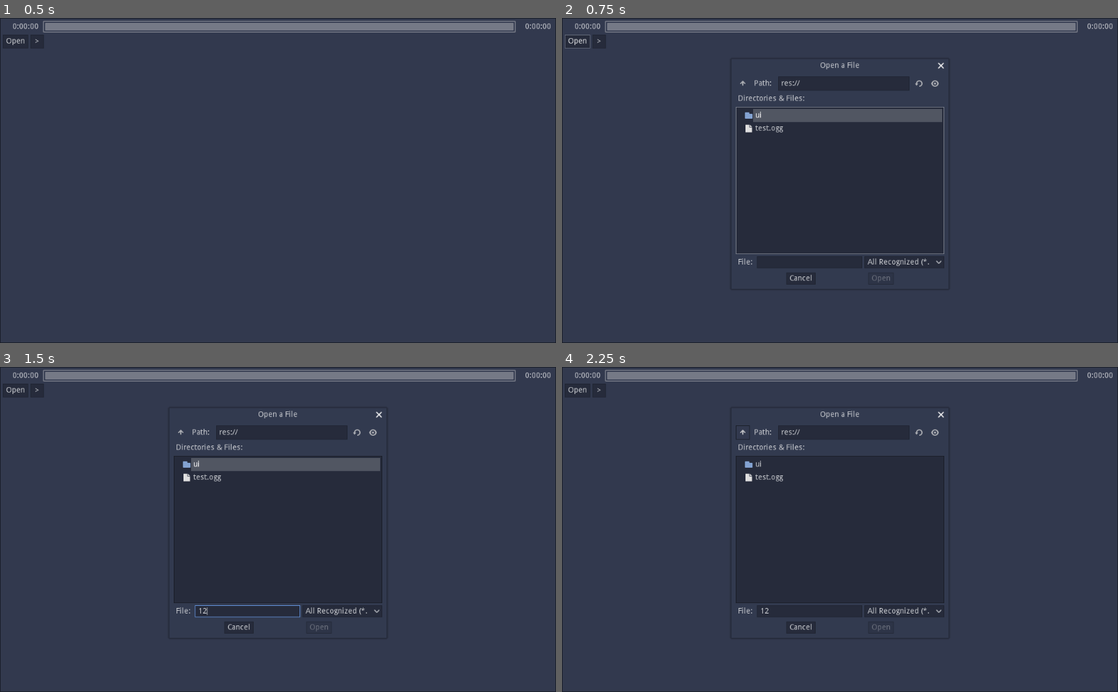
Above: before the commit, frames 1-4 (two rows, left to right).
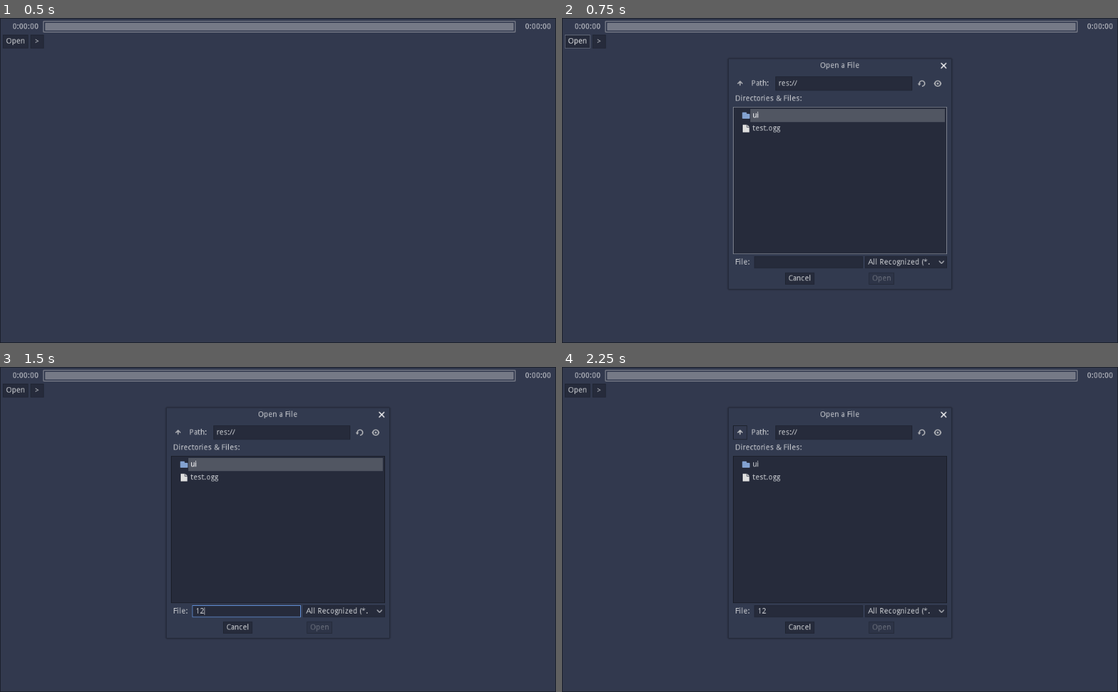
Above: after the commit, the same moments.

Repository: Wcubed/simple_music_player
Game: Godot game, scene res://ui/main.tscn
Same seed, same stepped clock (60 frames per second), same inputs: the game is played once before the commit and once after it.
Inputs (mouse positions are in pixels of both pictures, inside the frame that each line leads up to; where the layout moved, square brackets give the same spot in the first picture):
- Up to frame 1 (0.5 s): no input
- Up to frame 2 (0.75 s): click "Open" at 0.5 s
- Up to frame 3 (1.5 s): click (250, 610) at 1.27 s; type "12" at 1.35 s
- Up to frame 4 (2.25 s): click (739, 432) [745, 432] at 2 s

Frame 1 is identical in both runs. In frame 2, 0.9% of the frame differs, in the area x 30-70%, y 13-83%; in frame 3, 0.8%; in frame 4, 0.8%.

Commit message:
+ Audio now stops when reaching the end, and re-starts at the beginning when play is pressed.

Diff:
--- a/project.godot
+++ b/project.godot
@@ -24,6 +24,13 @@
 
 theme/custom="res://ui/resources/main_theme.theme"
 
+[importer_defaults]
+
+ogg_vorbis={
+"loop": false,
+"loop_offset": 0
+}
+
 [input]
 
 ui_seek_to_time={
--- a/ui/main.gd
+++ b/ui/main.gd
@@ -3,7 +3,9 @@
 
 const FILE_FILTERS := ["*.mp3", "*.wav", "*.ogg"]
 
-var _play_progress := 0.0
+
+var _stream_total_length: float = 0
+var _playback_time: float = 0
 
 
 onready var _stream_player := $AudioStreamPlayer
@@ -20,16 +22,18 @@
 
 
 func _show_file_popup():
-	_file_dialog.popup_centered(Vector2(400, 400))
+	_file_dialog.popup_centered(Vector2(410, 400))
 
 
 func _play_audio_file(path: String):
 	var audio_stream: AudioStream = load(path)
 	_stream_player.stream = audio_stream
+	_stream_total_length = audio_stream.get_length()
+	_playback_time = 0
 
 	_playback_controls.update_song_title(path)
-	_playback_controls.update_total_time(audio_stream.get_length())
-	_playback_controls.update_time_playing(0)
+	_playback_controls.update_total_time(_stream_total_length)
+	_playback_controls.update_time_playing(_playback_time)
 
 	_play_audio()
 
@@ -39,7 +43,7 @@
 		return
 
 	_update_timer.start()
-	_stream_player.play(_play_progress)
+	_stream_player.play(_playback_time)
 
 	_playback_controls.update_paused(false)
 
@@ -54,27 +58,35 @@
 	_playback_controls.update_paused(true)
 
 
+func _audio_finished():
+	_pause_audio()
+	# Show the progress as fininshed, but start from the beginning next time
+	_playback_controls.update_time_playing(_playback_time)
+	_playback_time = 0
+
+
 func _seek_timecode(seconds: float):
 	if _stream_player.stream == null:
 		return
+	_playback_time = seconds
 
-	_play_progress = seconds
-	_stream_player.seek(_play_progress)
-	_playback_controls.update_time_playing(_play_progress)
+	_stream_player.seek(_playback_time)
+
+	_playback_controls.update_time_playing(_playback_time)
 
 
 func _on_UpdateTimer_timeout():
-	_play_progress = _stream_player.get_playback_position()
-	_playback_controls.update_time_playing(_play_progress)
+	_playback_time = _stream_player.get_playback_position()
+	_playback_controls.update_time_playing(_playback_time)
 
 
 func _unhandled_key_input(event):
 	if event.is_action_pressed("ui_right"):
-		_seek_timecode(_play_progress + 10)
+		_seek_timecode(_stream_player.get_playback_position() + 10)
 		get_tree().set_input_as_handled()
 
 	elif event.is_action_pressed("ui_left"):
-		_seek_timecode(_play_progress - 10)
+		_seek_timecode(_stream_player.get_playback_position() - 10)
 		get_tree().set_input_as_handled()
 
 
@@ -96,3 +108,7 @@
 
 func _on_PlaybackControls_open_file_requested():
 	_show_file_popup()
+
+
+func _on_AudioStreamPlayer_finished():
+	_audio_finished()
--- a/ui/main.tscn
+++ b/ui/main.tscn
@@ -34,6 +34,7 @@
 window_title = "Open a File"
 resizable = true
 mode = 0
+[connection signal="finished" from="AudioStreamPlayer" to="." method="_on_AudioStreamPlayer_finished"]
 [connection signal="timeout" from="UpdateTimer" to="." method="_on_UpdateTimer_timeout"]
 [connection signal="open_file_requested" from="PlaybackControls" to="." method="_on_PlaybackControls_open_file_requested"]
 [connection signal="pause_requested" from="PlaybackControls" to="." method="_on_PlaybackControls_pause_requested"]
Not shown, changed: test.ogg.import
